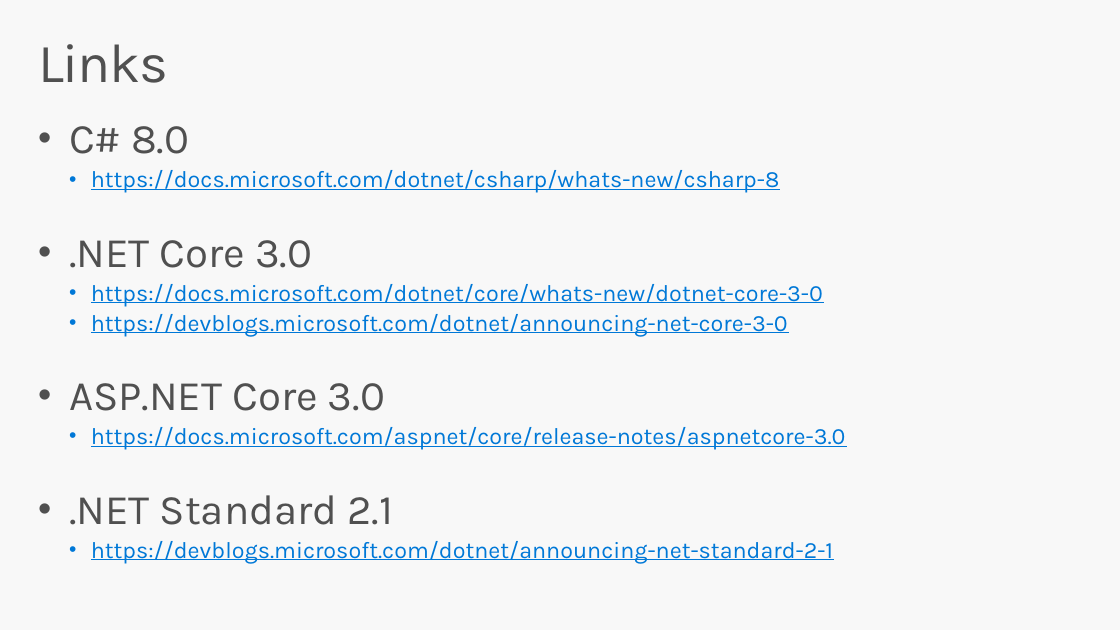
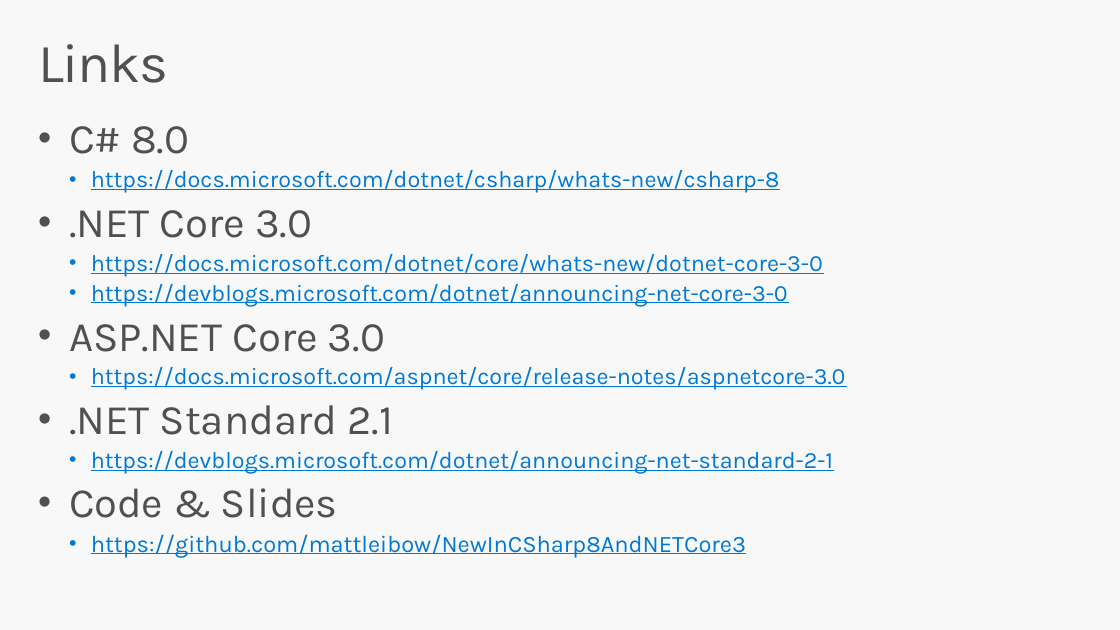
Before and after one commit to mattleibow/NewInCSharp8AndNETCore3, a slide deck: slide 30 of Local .NET Conf.pptx. Drawn at 1120x630 pixels with LibreOffice and Linux fonts; fonts in the diff are those of the drawing. Boxes give left, top, right and bottom in pixels: in the first picture for what was removed or moved away, otherwise in the second. Text is boxed around its words. In the diff, an @@ line names an element or a change of style, - is before the commit and + after.

Commit message:
Updates

```diff
--- a/Local .NET Conf.pptx
+++ b/Local .NET Conf.pptx
@@ text at box(69, 488, 746, 558): paragraphs added @@
+• Code & Slides
+  • https://github.com/mattleibow/NewInCSharp8AndNETCore3
```
